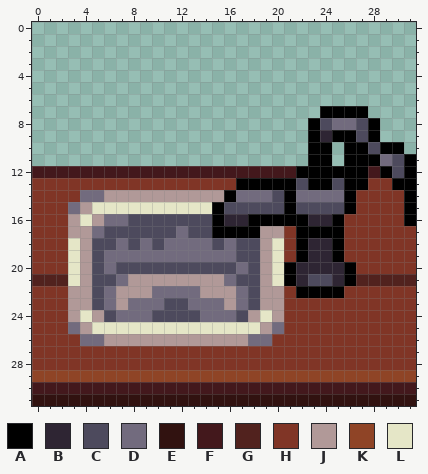
Two states of a pixel-art sprite, Assets/Bathroom/PNG/MIvka.png. That is the earlier state.
The file is 32x32 pixels.
Palette (. is transparent): A #000000  B #2e2533  C #4d4a5d  D #726b7e  E #311210  F #43181c  G #51221e  H #803526  J #b19998  K #8f4426  L #e5e6c7
Pixels before, first column x 0:
 7 ........................AAAA....
 8 .......................ACDDCA...
 9 .......................ABAACA...
10 .......................AA.AACAA.
11 .......................AA.AAADCA
12 FFFFFFFFFFFFFFFFFFFFFFAAAAAAFACA
13 HHHHHHHHHHHHHHHHHAAAAACAACAAHHAA
14 HHHHDDJJJJJJJJJJADDDCADDDDAHHHHA
15 HHHDJLLLLLLLLLLACCCCCACCCCAHHHHA
16 HHHJLJDDCCCCCCCABBAAAAABBAHHHHHA
17 HHHJJDCCCCCCDCCAAAAJJHAAAAHHHHHH
18 HHHLJCCDCDCDDDDCDCCJLHABBAHHHHHH
19 HHHLJCDDDDDDDDDDDCCJLHABBAHHHHHH
20 HHHLJCDCCCCCCCCCCDCJLABBBBAHHHHH
21 GGGLJCCDJJJJJJJJDCCJLABCCBAGGGGG
22 HHHJJCDJJJDDDDJJJDCJJHAAAAHHHHHH
23 HHHJJCDJDDDCCDDDJDCJJHHHHHHHHHHH
24 HHHJLJCDDDCCCCDDDCJLJHHHHHHHHHHH
25 HHHDJLLLLLLLLLLLLLLJDHHHHHHHHHHH
26 HHHHDDJJJJJJJJJJJJDDHHHHHHHHHHHH
27 HHHHHHHHHHHHHHHHHHHHHHHHHHHHHHHH
28 HHHHHHHHHHHHHHHHHHHHHHHHHHHHHHHH
29 KKKKKKKKKKKKKKKKKKKKKKKKKKKKKKKK
30 FFFFFFFFFFFFFFFFFFFFFFFFFFFFFFFF
31 EEEEEEEEEEEEEEEEEEEEEEEEEEEEEEEE
Now the later version:
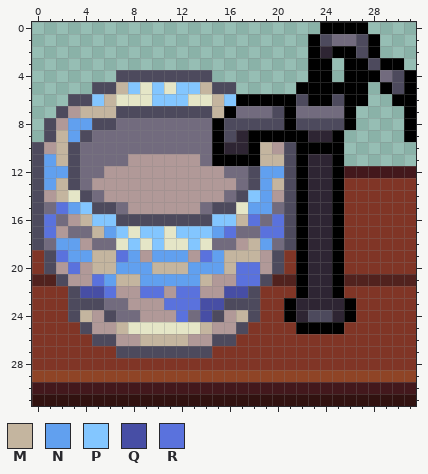
Colours new in this view: M #c4b59f  N #61a0ef  P #83c6ff  Q #474ea5  R #5a72dd
The exact change:
Changed rows in their new state; - is an unchanged pixel.
first column x 0:
 0 ------------------------AAAA----
 1 -----------------------ACDDCA---
 2 -----------------------ABAACA---
 3 -----------------------AA-AACAA-
 4 -------CCCCCCCC--------AA-AAADCA
 5 -----CCMPLPLPPMCC-----AAAAAA-ACA
 6 ---CCPMLLLPPPLLMPAAAAACAACAA--AA
 7 --CJMMMCCCCCCCCMADDDCADDDD-.---A
 8 -CJNNCCDDDDDDDDACCCCCACC-CA..--A
 9 -CMNCDDDDDDDDDDACBAAAAAB--...--A
10 CJMCDDDDDDDDDDDABBAMJCA--A.....-
11 CNMCDDDDJJJJJJDAAAAMMCABBA......
12 CNNCDDJJJJJJJJJJDDCNNC-BB-FF-FFF
13 CNMCDJJJJJJJJJJJJDCNMCABBAHH--HH
14 CJMLC-----------DCPNJCABBAH----H
15 CDRNPCCDJJJJJJDC-LNNDCABBAH----H
16 CRD-MPPC-------PPMRDRC---------H
17 CRJDDMNPLPPLPPPNRDDRRC-BB-------
18 CDNN-DDLPLPLLPLD-JMNDC----------
19 -CRNNMMRNJNNNJRNMMM-C-----------
20 -CJR-MMNNNMMMNNNMRR-CHA--AH-----
21 --CJ-RNMMNNNNNM-JRRCGGABBAG-----
22 ---CQQR--RRJRR--QQ-HH--BB-------
23 ---CC--DJJJRRRQQCC-HHABBBBA-----
24 ---CM----JJJRDQCJMCHHABCCBA-----
25 ---HCJJM------MJJCHHH-AAAA------
26 ----HCC--MMMM--CCHHH------------
27 -------CCCCCCCC-----------------
Pixel boxes of the changes (left, top, right, bottom) in both pictures:
changed: (32, 22, 416, 358)
